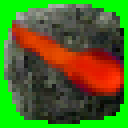
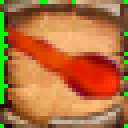
Layers edited between the first and the second (128, 128) image:
painted on "shootingstarsv2.png" over [8, 20, 124, 100]
showed "Spell-A BGND" over [0, 0, 128, 128]
hid "Spell-B BGND" over [0, 0, 128, 128]
